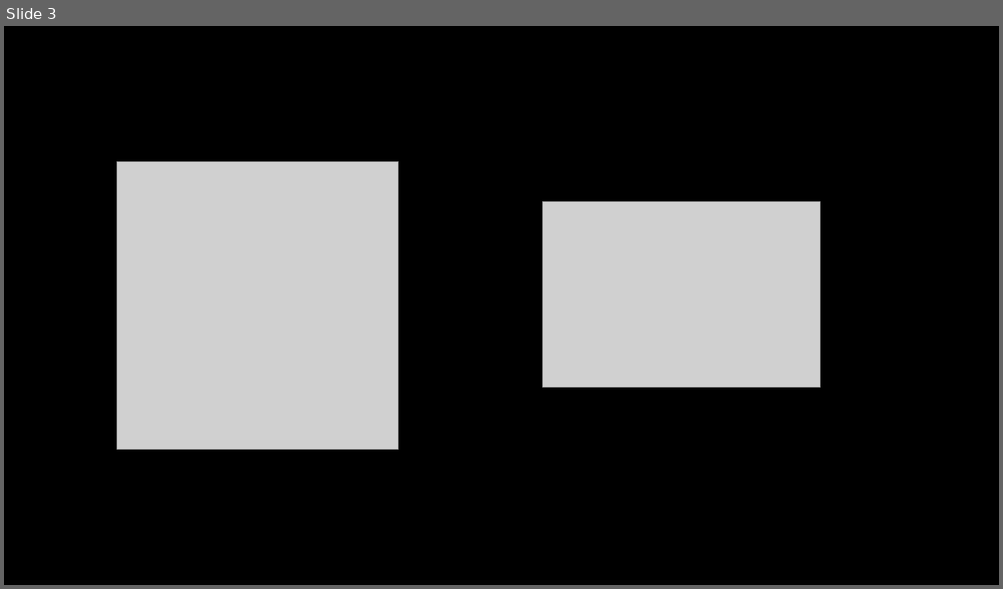
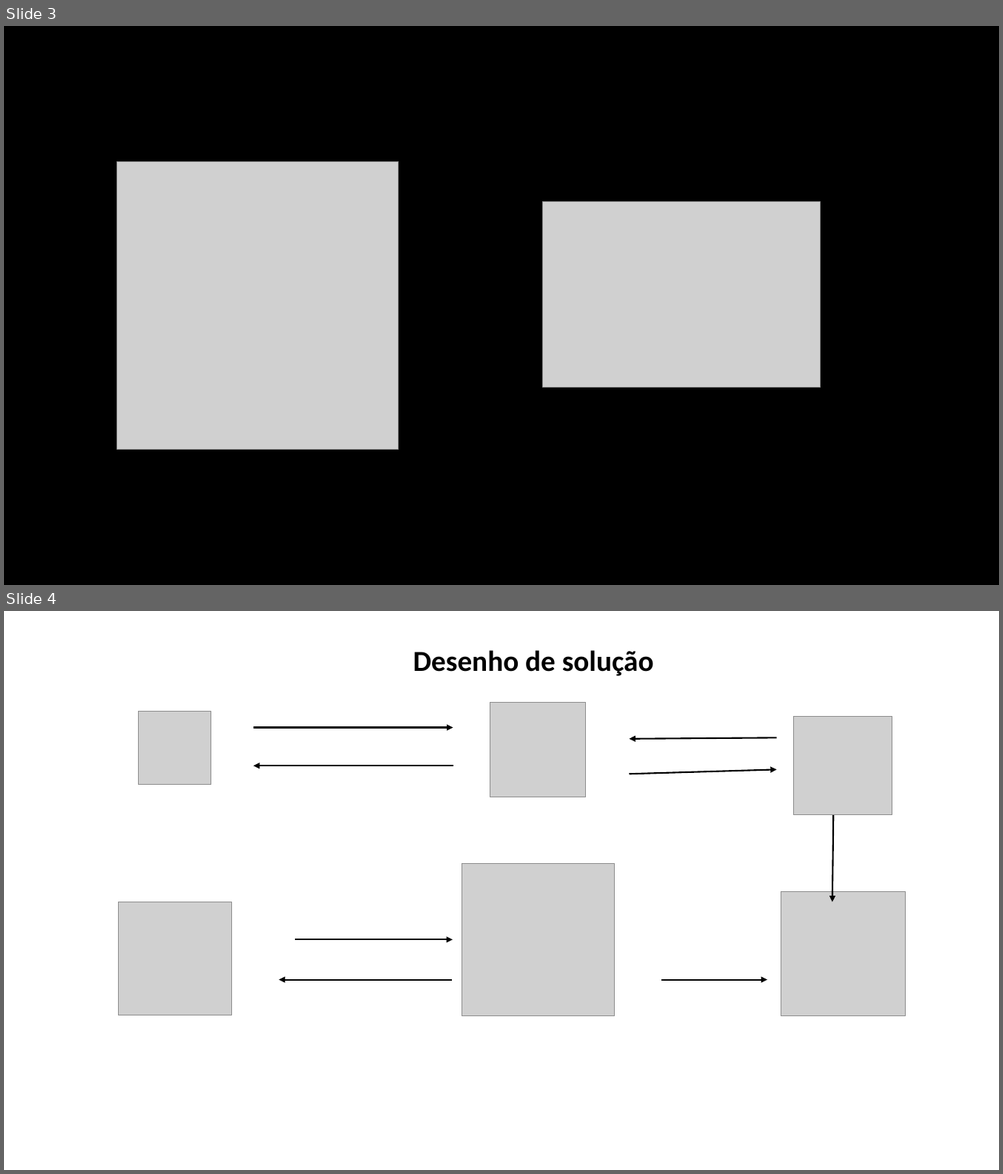
Before and after one commit to Dracula0/Nossoprojeto, a slide deck: Documentação/prototipo-site-harmony.pptx. Shown one above the other, each under a label of ours: slide 3 before the commit, slides 3 and 4 after it. The pictures are 1003x589 and 1003x1174 pixels, drawn with LibreOffice and Linux fonts; fonts in the diff are those of the drawing; grey boxes stand for pictures; background and template pictures are left out. Boxes give left, top, right and bottom in pixels: in the first picture for what was removed or moved away, otherwise in the second. Text is boxed around its words. In the diff, an @@ line names an element or a change of style, - is before the commit and + after.

Commit message:
Database e PPT atualizado

```diff
--- a/Documentação/prototipo-site-harmony.pptx
+++ b/Documentação/prototipo-site-harmony.pptx
@@ slide 4 added at [4, 611, 999, 1170], background #FFFFFF @@
@@ text added at [413, 650, 654, 676], 28 pt, text #000000, bold @@
+Desenho de solução
@@ picture added at [138, 712, 211, 785] @@
@@ picture added at [490, 702, 586, 797] @@
@@ picture added at [794, 716, 893, 815] @@
@@ arrow added from (253, 727) to (453, 727), #000000 1.5 pt @@
@@ arrow added from (777, 738) to (629, 738), #000000 1.5 pt @@
@@ arrow added from (453, 766) to (253, 766), #000000 1.5 pt @@
@@ arrow added from (629, 775) to (777, 770), #000000 1.5 pt @@
@@ arrow added from (833, 815) to (832, 902), #000000 1.5 pt @@
@@ picture added at [461, 864, 614, 1016] @@
@@ picture added at [781, 891, 905, 1016] @@
@@ picture added at [118, 902, 232, 1015] @@
@@ arrow added from (295, 940) to (452, 940), #000000 1.5 pt @@
@@ arrow added from (452, 980) to (279, 980), #000000 1.5 pt @@
@@ arrow added from (661, 980) to (767, 980), #000000 1.5 pt @@
```
Also in this commit, not shown: 3 other files.
